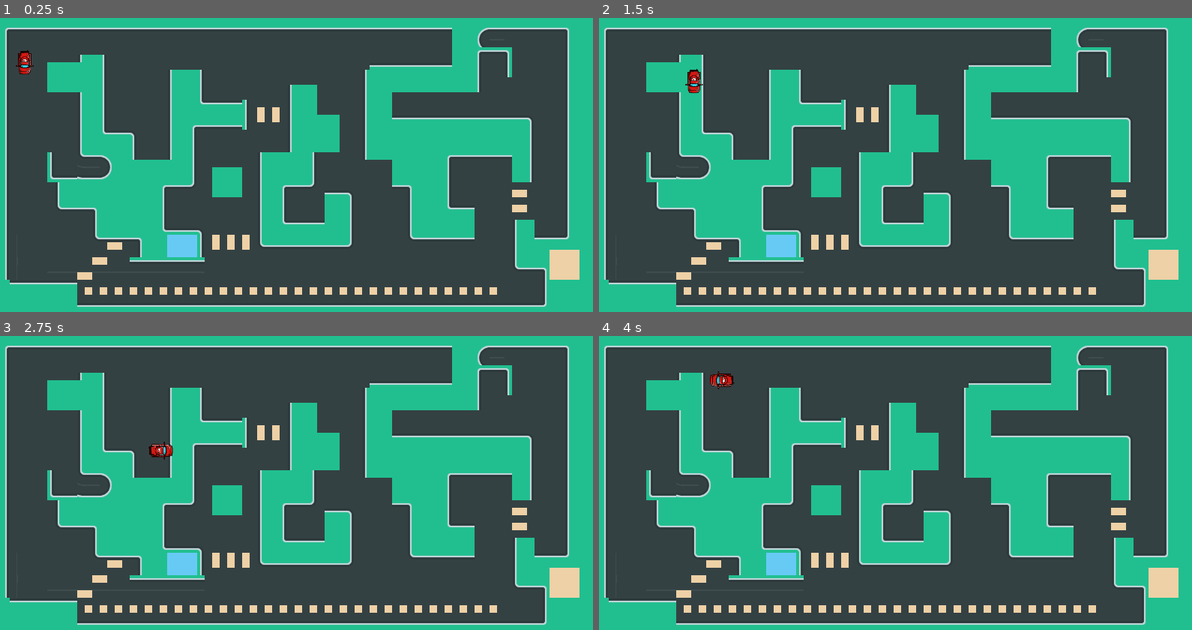
Above: before the commit, frames 1-4 (two rows, left to right).
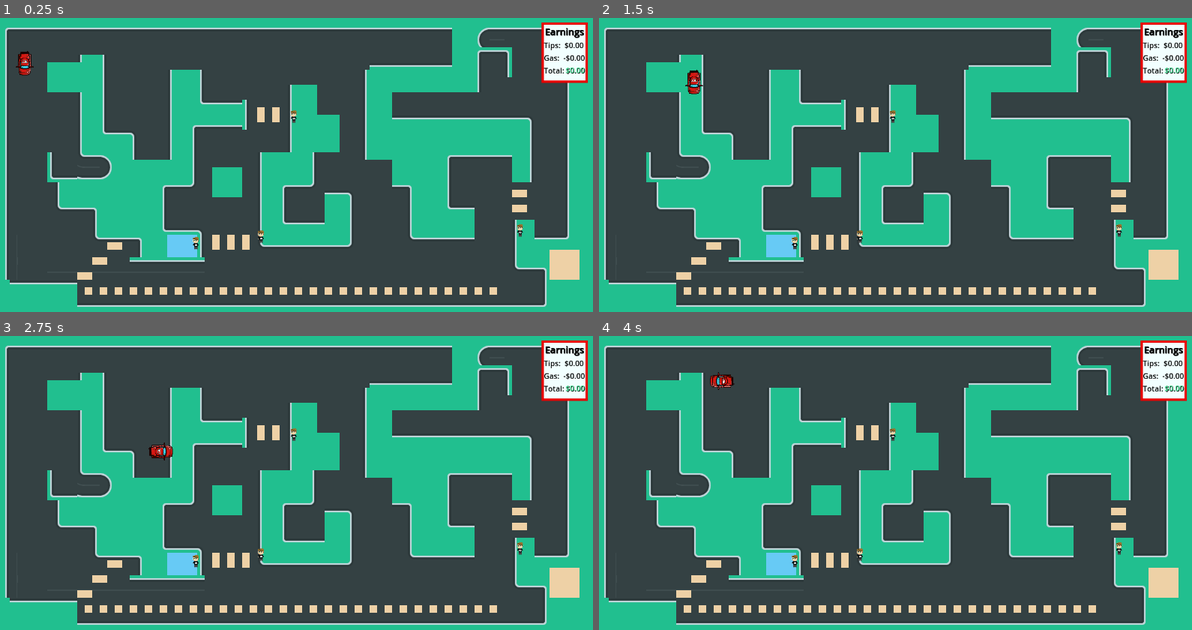
Above: after the commit, the same moments.

Repository: IntrospectiveKitty/Fina-Project_ChoorDash
Game: Godot game, scene res://Main/main.tscn
The game is run twice, just before and just after one commit, with the same random seed, the same clock (stepped at 60 frames per second) and the same inputs.
Inputs:
- Up to frame 1 (0.25 s): no input
- Up to frame 2 (1.5 s): tap Enter at 0.5 s; hold D (move_right) 0.53-1.28 s; hold S (move_down) from 1.28 s (still down)
- Up to frame 3 (2.75 s): release S (move_down) at 2.03 s; hold D (move_right) from 2.03 s (still down)
- Up to frame 4 (4 s): release D (move_right) at 2.78 s; hold W (move_up) 2.78-3.53 s; hold A (move_left) from 3.53 s (still down)

The runs differ from the first frame. In frame 1, 1.8% of the frame differs, in the area x 2-100%, y 1-79%; in frame 2, 1.8%, in the area x 14-100%, y 1-79%; in frame 3, 1.8%; in frame 4, 1.8%.

Commit message:
Added Sprites and Players

Diff:
--- a/ChoorDash/Code/Main/main.tscn
+++ b/ChoorDash/Code/Main/main.tscn
@@ -1,14 +1,34 @@
-[gd_scene load_steps=4 format=3 uid="uid://cnmnu8gupchei"]
+[gd_scene load_steps=6 format=3 uid="uid://cnmnu8gupchei"]
 
 [ext_resource type="Script" path="res://Main/main.gd" id="1_tg8x6"]
 [ext_resource type="PackedScene" uid="uid://mo42hre6jdkg" path="res://driver_player.tscn" id="2_88men"]
 [ext_resource type="PackedScene" uid="uid://c71a238xdq1sj" path="res://level_1.tscn" id="4_ck5bg"]
+[ext_resource type="PackedScene" uid="uid://cyya8km0uf8k4" path="res://MoneyPlayer.tscn" id="4_t3c57"]
+[ext_resource type="PackedScene" uid="uid://dc3gwjhq556v8" path="res://pedestrian.tscn" id="5_7xj8f"]
 
 [node name="Main" type="Node"]
 script = ExtResource("1_tg8x6")
 
 [node name="DriverPlayer" parent="." instance=ExtResource("2_88men")]
 position = Vector2(64, 96)
-rotation = 6.28318
 
 [node name="Level1" parent="." instance=ExtResource("4_ck5bg")]
+position = Vector2(0, 2)
+
+[node name="MoneyPlayer" parent="." instance=ExtResource("4_t3c57")]
+offset_left = -113.0
+offset_top = 11.0
+offset_right = -14.0
+offset_bottom = 140.0
+
+[node name="Pedestrian" parent="." instance=ExtResource("5_7xj8f")]
+position = Vector2(639, 208)
+
+[node name="Pedestrian2" parent="." instance=ExtResource("5_7xj8f")]
+position = Vector2(430, 478)
+
+[node name="Pedestrian3" parent="." instance=ExtResource("5_7xj8f")]
+position = Vector2(1122, 451)
+
+[node name="Pedestrian4" parent="." instance=ExtResource("5_7xj8f")]
+position = Vector2(569, 464)
--- /dev/null
+++ b/ChoorDash/Code/MoneyPlayer.tscn
@@ -0,0 +1,58 @@
+[gd_scene load_steps=2 format=3 uid="uid://cyya8km0uf8k4"]
+
+[sub_resource type="StyleBoxFlat" id="StyleBoxFlat_qylpb"]
+bg_color = Color(0.94902, 1, 1, 1)
+border_width_left = 5
+border_width_top = 5
+border_width_right = 5
+border_width_bottom = 5
+border_color = Color(0.909804, 0, 0, 1)
+
+[node name="MoneyPlayer" type="PanelContainer"]
+anchors_preset = 1
+anchor_left = 1.0
+anchor_right = 1.0
+offset_left = -106.0
+offset_top = 4.0
+offset_right = -4.0
+offset_bottom = 134.0
+grow_horizontal = 0
+theme_override_styles/panel = SubResource("StyleBoxFlat_qylpb")
+
+[node name="VBoxContainer" type="VBoxContainer" parent="."]
+layout_mode = 2
+
+[node name="Earnings" type="Label" parent="VBoxContainer"]
+layout_mode = 2
+theme_override_colors/font_color = Color(0, 0, 0, 1)
+theme_override_colors/font_shadow_color = Color(0, 0, 0, 1)
+theme_override_font_sizes/font_size = 20
+text = "Earnings
+"
+horizontal_alignment = 1
+
+[node name="Tips" type="Label" parent="VBoxContainer"]
+layout_mode = 2
+theme_override_colors/font_color = Color(0, 0, 0, 1)
+text = "Tips:  $0.00"
+
+[node name="Gas" type="Label" parent="VBoxContainer"]
+layout_mode = 2
+theme_override_colors/font_color = Color(0, 0, 0, 1)
+text = "Gas:  -$0.00"
+
+[node name="Total" type="Label" parent="VBoxContainer"]
+layout_mode = 2
+theme_override_colors/font_color = Color(0, 0, 0, 1)
+text = "Total:
+"
+
+[node name="TotalNum" type="Label" parent="VBoxContainer/Total"]
+layout_mode = 0
+offset_left = 46.0
+offset_top = -1.0
+offset_right = 87.0
+offset_bottom = 22.0
+theme_override_colors/font_color = Color(0.345098, 0.956863, 0.662745, 1)
+theme_override_colors/font_shadow_color = Color(0, 0, 0, 1)
+text = "$0.00"
--- /dev/null
+++ b/ChoorDash/Code/pedestrian.gd
@@ -0,0 +1,12 @@
+extends Area2D
+class_name Pedestrian
+
+
+# Called when the node enters the scene tree for the first time.
+func _ready():
+	pass # Replace with function body.
+
+
+# Called every frame. 'delta' is the elapsed time since the previous frame.
+func _process(delta):
+	pass
--- /dev/null
+++ b/ChoorDash/Code/pedestrian.tscn
@@ -0,0 +1,34 @@
+[gd_scene load_steps=5 format=3 uid="uid://dc3gwjhq556v8"]
+
+[ext_resource type="Texture2D" uid="uid://dh6vwri0y5o01" path="res://assets/kyler.png" id="1_8cyvg"]
+[ext_resource type="Script" path="res://pedestrian.gd" id="1_vnfjr"]
+
+[sub_resource type="SpriteFrames" id="SpriteFrames_1oxw7"]
+animations = [{
+"frames": [{
+"duration": 1.0,
+"texture": ExtResource("1_8cyvg")
+}],
+"loop": true,
+"name": &"default",
+"speed": 5.0
+}]
+
+[sub_resource type="CapsuleShape2D" id="CapsuleShape2D_apw8u"]
+radius = 6.0
+height = 24.0
+
+[node name="Pedestrian" type="Area2D"]
+script = ExtResource("1_vnfjr")
+
+[node name="Pedestrian" type="AnimatedSprite2D" parent="."]
+texture_filter = 1
+position = Vector2(-0.624997, 8.25)
+scale = Vector2(0.855469, 0.835938)
+sprite_frames = SubResource("SpriteFrames_1oxw7")
+frame_progress = 0.706881
+
+[node name="CollisionShape2D" type="CollisionShape2D" parent="."]
+visible = false
+position = Vector2(1, 0)
+shape = SubResource("CapsuleShape2D_apw8u")
Binary file added: ChoorDash/Code/assets/character.png
Not shown, added: ChoorDash/Code/assets/character.png.import
Binary file added: ChoorDash/Code/assets/kyler.png
Not shown, added: ChoorDash/Code/assets/kyler.png.import
